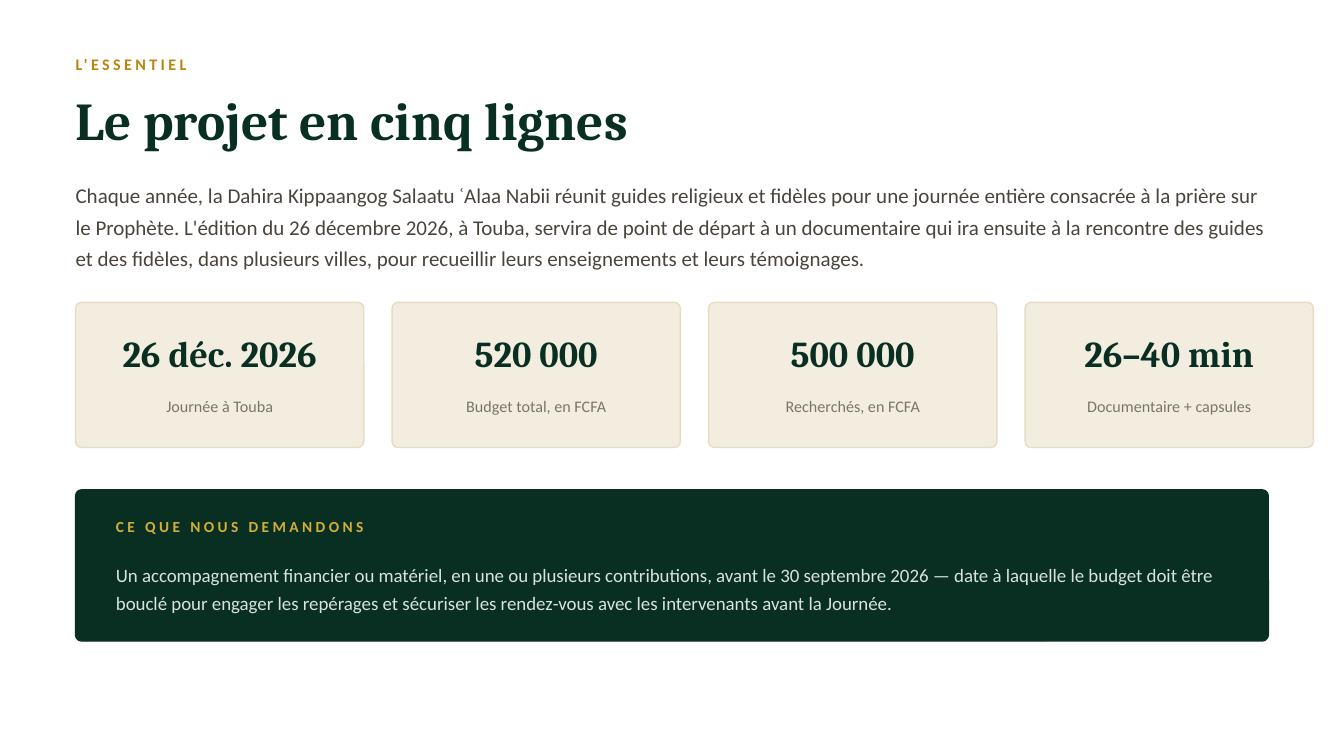
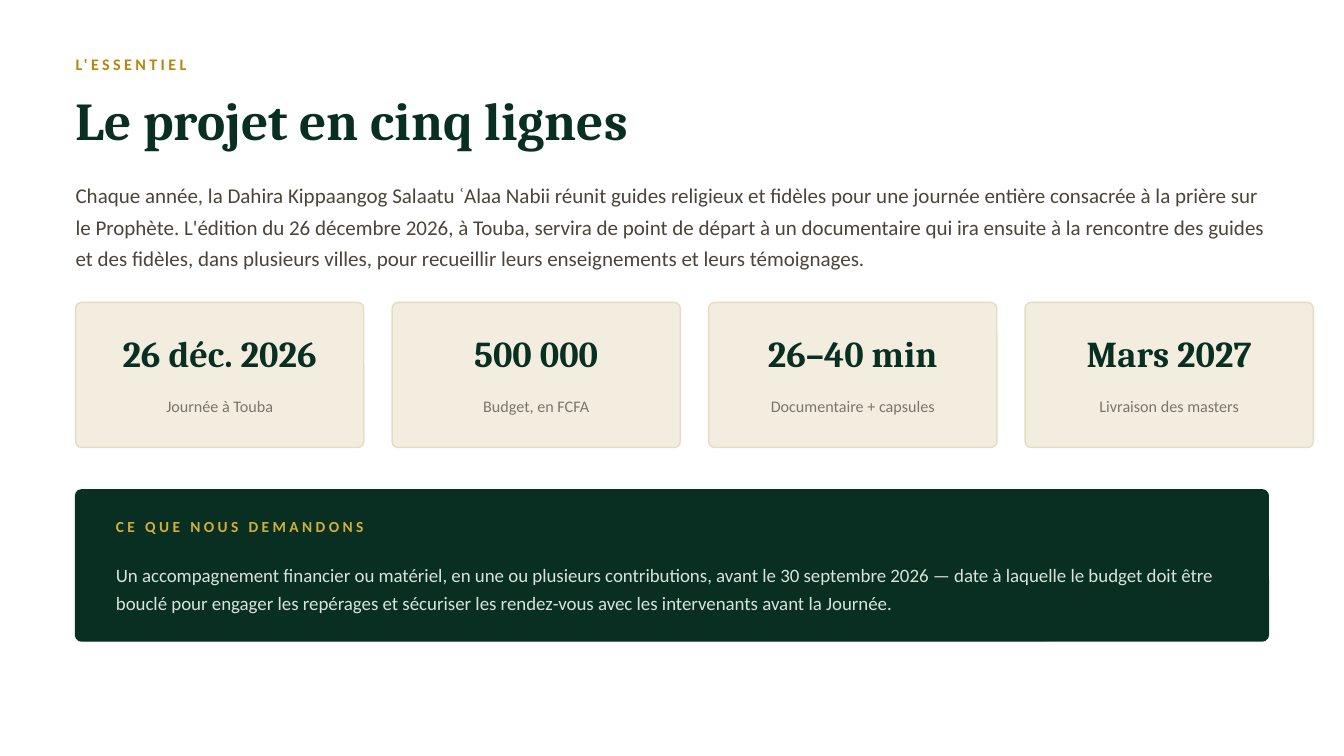
Before and after one commit to papebirima374/ksn-site, a slide deck: slide 2 of public/documents/presentation-salaatu-alaa-nabii.pptx. Drawn at 1344x756 pixels with LibreOffice and Linux fonts; fonts in the diff are those of the drawing. Boxes give left, top, right and bottom in pixels: in the first picture for what was removed or moved away, otherwise in the second. Text is boxed around its words. In the diff, an @@ line names an element or a change of style, - is before the commit and + after.

```diff
--- a/public/documents/presentation-salaatu-alaa-nabii.pptx
+++ b/public/documents/presentation-salaatu-alaa-nabii.pptx
@@ text at [474,342,598,368]: text changed @@
-520 000
+500 000
@@ text at [768,342,938,368]: text changed @@
-500 000
+26–40 min
@@ text at [1087,342,1251,368]: text changed @@
-26–40 min
+Mars 2027
@@ text at [483,401,589,415]: text changed @@
-Budget total, en FCFA
+Budget, en FCFA
@@ text at [771,401,935,415]: text changed @@
-Recherchés, en FCFA
+Documentaire + capsules
@@ text at [1099,401,1239,412]: text changed @@
-Documentaire + capsules
+Livraison des masters
```
Also in this commit, not shown: 3 other slides changed, 2 other files.
